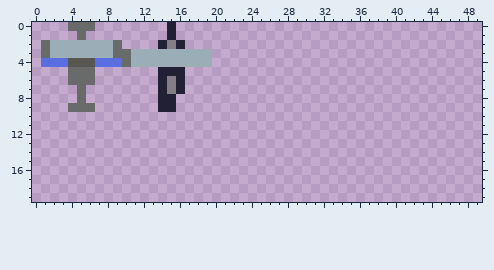
Pixel-art file: res/mediums.ase. Above, as it was before the edit.
50x20 pixels, 1 frame.
The same view after the edit:
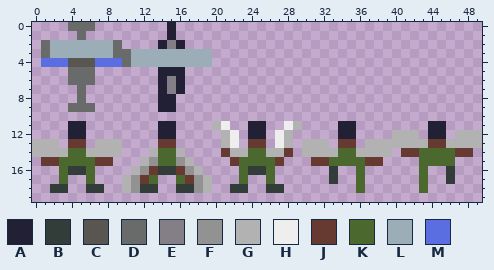
Palette (. is transparent): A #222034  B #323c39  C #595652  D #696a6a  E #847e87  F #929292  G #b2b2b2  H #eeeeee  J #663931  K #4b692f  L #9badb7  M #5b6ee1
What changed:
@@ x 0..49 @@
 10 ..................................................
-11 ..................................................
-12 ..................................................
-13 ..................................................
-14 ..................................................
-15 ..................................................
-16 ..................................................
-17 ..................................................
-18 ..................................................
+11 ....AA........AA....GH..AA..HG....AA........AA....
+12 ....AA........AA.....GH.AA.HG.....AA....GGG.AA.GGG
+13 GGG.JJ.GGG....JJ.....GH.JJ.HG.GGG.JJ.GGGGGGGJJGGGG
+14 GGGGKKGGGG...GKKG....JGGKKGGJ.GGGGKKGGGG.JJKKKKJJ.
+15 .JJKKKKJJ...GFKKFG....JKKKKJ...JJKKKKJJ....KKKK...
+16 ...KBBK....GFJBBJFG....KBBK......B..K......K..B...
+17 ...K..K...GFJK..KJFG...K..K......B..K......K..B...
+18 ..BB..BB..GFBB..BBFG..BB..BB........K......K......
 19 ..................................................
Pixel boxes of the changes (left, top, right, bottom) in both pictures:
added: (32, 121, 482, 193)
